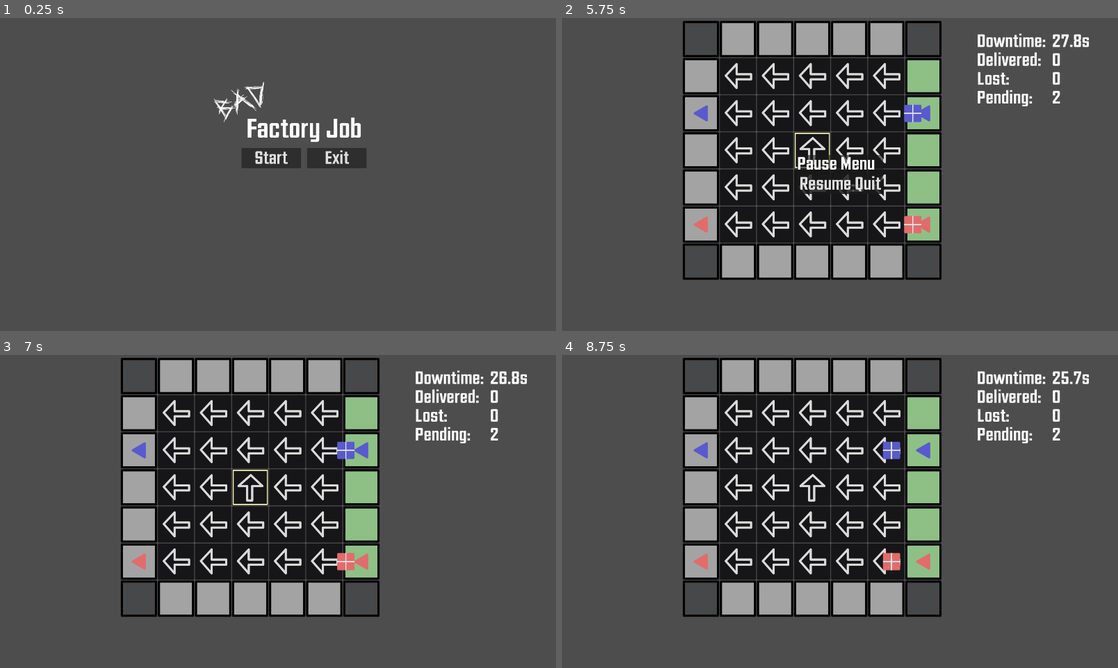
Above: before the commit, frames 1-4 (two rows, left to right).
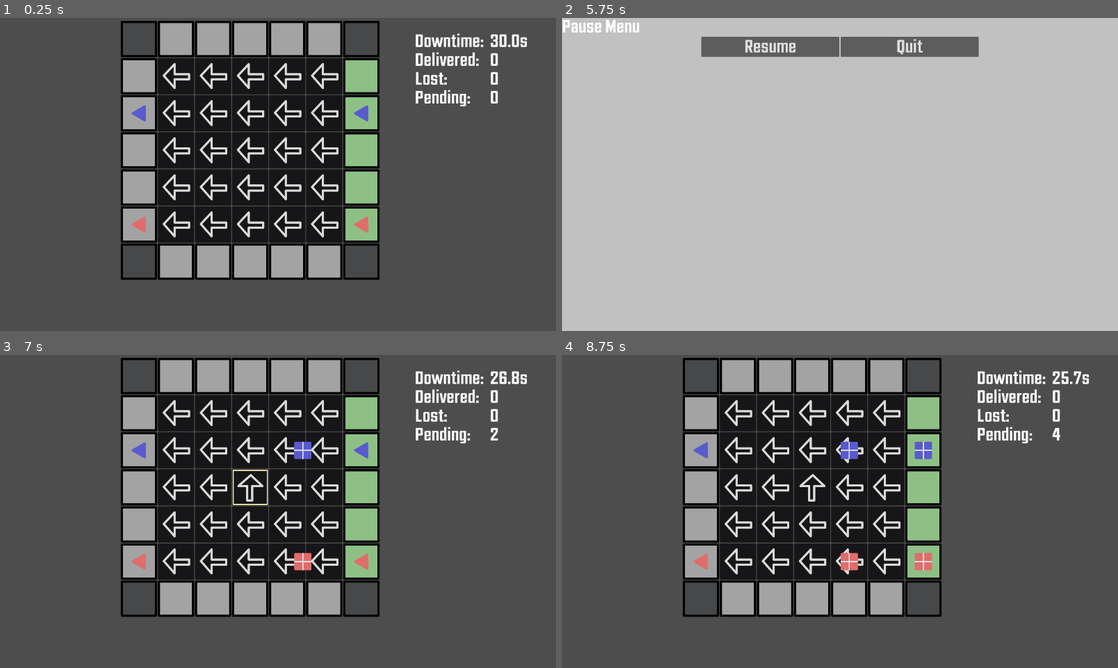
Above: after the commit, the same moments.

Repository: johnbradley/distribution
Game: Godot game, scene res://assets/scenes/game_scene.tscn
The game is run twice, just before and just after one commit, with the same random seed, the same clock (stepped at 60 frames per second) and the same inputs. Before the commit the project starts from res://assets/scenes/start_scene.tscn.
Inputs (mouse positions are in pixels of both pictures, inside the frame that each line leads up to):
- Up to frame 1 (0.25 s): no input
- Up to frame 2 (5.75 s): click (834, 158) at 0.5 s, where only the run before the commit has a clickable "Start"; click (840, 262) at 1.25 s, where only the run before the commit has a clickable "OK"; tap Enter (ui_accept) at 2, 2.85, 3.02, 3.32, 3.5, 4.35, 4.52, 4.82 s; hold D (right) 2.03-2.78 s; hold Enter (ui_accept) 2.03-2.78 s; hold S (down) 2.78-3.53 s; hold D (right) 3.53-4.28 s; hold Enter (ui_accept) 3.53-4.28 s; hold I (turn_up) 4.28-5.03 s; hold A (left) from 5.03 s (still down); hold Enter (ui_accept) from 5.03 s (still down); tap Escape (ui_cancel) at 5.65 s
- Up to frame 3 (7 s): release A (left) at 5.75 s; release Enter (ui_accept) at 5.75 s; click "Resume" at 5.75 s; hold A (left) from 6.53 s (still down); tap Enter (ui_accept) at 6.6, 6.77 s
- Up to frame 4 (8.75 s): tap Enter (ui_accept) at 7.07, 8.1, 8.27, 8.57 s; release A (left) at 7.28 s; hold S (down) 7.28-8.03 s; hold Enter (ui_accept) 7.28-8.03 s; hold D (right) from 8.03 s (still down)

The runs differ from the first frame. In frame 1, 35% of the frame differs, in the area x 21-95%, y 0-84%; in frame 2, 98%, in the area x 0-100%, y 0-100%; in frame 3, 0.7%; in frame 4, 1.0%.

Commit message:
save changes

Diff:
--- a/assets/game_manager.gd
+++ b/assets/game_manager.gd
@@ -8,6 +8,8 @@
 
 var _game_state: GameState = GameState.PLAYING
 signal game_state_changed(game_state: GameState)
+
+signal game_clock_state_changed(running: bool)
 
 func show_start_scene() -> void:
     get_tree().change_scene_to_file("res://assets/scenes/start_scene.tscn")
@@ -32,10 +34,12 @@
 func pause_game() -> void:
     _game_state = GameState.PAUSED
     game_state_changed.emit(_game_state)
+    game_clock_state_changed.emit(false)
 
 func resume_game() -> void:
     _game_state = GameState.PLAYING
     game_state_changed.emit(_game_state)
+    game_clock_state_changed.emit(true)
 
 func set_game_over() -> void:
     _game_state = GameState.GAME_OVER
--- a/assets/grid_data.gd
+++ b/assets/grid_data.gd
@@ -39,6 +39,7 @@
     var position: Vector2
     var cell_color: CellColor
     var spawn_cnt: int
+    var lifespan: float
 
     func _init(l: Vector2i, t: CellType, d: Direction, c: CellColor) -> void:
         location = l
@@ -46,6 +47,7 @@
         direction = d
         cell_color = c
         spawn_cnt = 0
+        lifespan = 0.0
         position = Vector2(location[0]*CELL_SIZE, location[1]*CELL_SIZE)
 
 var cells: Dictionary[Vector2i, GridCell]
@@ -79,6 +81,7 @@
         # Set to corner (a non-spawn location)
         set_selected_location(Vector2i(0, 0))
     downtime_changed.emit(downtime)
+    GameManager.game_clock_state_changed.emit(not downtime)
 
 func reset_remaining_downtime(value: float):
     downtime_remaining = value
@@ -165,13 +168,12 @@
 
 func change_spawn(index: int, cell_color: CellColor, spawn_cnt: int) -> void:
     var cell:GridCell = cells[Vector2i(GRID_SIZE -1, index+1)]
-    print(cell.cell_type)
     if cell.cell_type == CellType.SPAWN:
         cell.cell_color = cell_color
         cell.spawn_cnt = spawn_cnt
         spawn_changed.emit(cell)
 
-func change_sink(index: int, sink_type: SinkType, cell_color: CellColor) -> void:
+func change_sink(index: int, sink_type: SinkType, cell_color: CellColor, lifespan: float) -> void:
     var location = Vector2i(0, 0)
     match sink_type:
         SinkType.LEFT:
@@ -184,7 +186,14 @@
     var cell:GridCell = cells[location]
     if cell.cell_type == CellType.SINK:
         cell.cell_color = cell_color
+        cell.lifespan = lifespan
         sink_changed.emit(cell)
+
+func reset_sink(location: Vector2i) -> void:
+    print("In reeset", location)
+    var cell: GridCell = cells[location]
+    cell.cell_color = CellColor.NONE
+    sink_changed.emit(cell)
 
 func add_pending_box() -> void:
     pending_boxes += 1
--- a/assets/scenes/box.gd
+++ b/assets/scenes/box.gd
@@ -6,7 +6,7 @@
 
 const WAIT_BEFORE_FIRST_MOVE: float = 1.0
 const WAIT_BETWEEN_MOVES: float = 1.0
-const MOVE_TIME_MULTIPLIER: float = 0.8
+const MOVE_TIME_MULTIPLIER: float = 1.8
 const STARTING_TIME_JUMP = 0.1 # Makes first movement faster
 const BOX_BLUE_TEXTURE: Texture2D = preload("res://assets/sprites/box_blue.png")
 const BOX_RED_TEXTURE: Texture2D = preload("res://assets/sprites/box_red.png")
@@ -23,14 +23,23 @@
 var moving: bool = false
 var close_enough_squared_amt = 100 # 10^2
 var sprite: Sprite2D
+var tween
 
 func _ready() -> void:
-    var tween = Scheduler.add_new_tween()
+    GameManager.game_clock_state_changed.connect(game_clock_state_changed)
+    tween = get_tree().create_tween()
     tween.tween_interval(WAIT_BEFORE_FIRST_MOVE)
     tween.tween_callback(start_move)
     sprite = $Sprite
     sprite.texture = get_box_texture()
     GridData.add_pending_box()
+
+func game_clock_state_changed(running):
+    if tween:
+        if running:
+            tween.play()
+        else:
+            tween.pause()
 
 func get_box_texture() -> Texture2D:
     match box_color:
@@ -114,6 +123,6 @@
         Direction.RIGHT:
             target_location[0] += 1
     target_position = GridData.get_position_from_location(target_location)
-    var tween = Scheduler.add_new_tween()
+    tween = get_tree().create_tween()
     tween.tween_interval(WAIT_BETWEEN_MOVES)
     tween.tween_callback(start_move)
--- a/assets/scenes/game_grid.gd
+++ b/assets/scenes/game_grid.gd
@@ -15,10 +15,10 @@
     _add_cell_sprites()
 
     GridData.change_spawn(1, CellColor.BLUE, 8)
-    GridData.change_sink(1, SinkType.LEFT, CellColor.BLUE)
+    GridData.change_sink(1, SinkType.LEFT, CellColor.BLUE, 30)
 
     GridData.change_spawn(4, CellColor.RED, 6)
-    GridData.change_sink(4, SinkType.LEFT, CellColor.RED)
+    GridData.change_sink(4, SinkType.LEFT, CellColor.RED, 30)
 
 
 func _add_cell_sprites() -> void:
--- a/assets/scenes/game_scene.tscn
+++ b/assets/scenes/game_scene.tscn
@@ -18,3 +18,12 @@
 [node name="CanvasLayer" type="CanvasLayer" parent="." unique_id=203489628]
 
 [node name="PauseDialog" parent="CanvasLayer" unique_id=2066779500 instance=ExtResource("1_07fqf")]
+anchors_preset = 15
+anchor_left = 0.0
+anchor_top = 0.0
+anchor_right = 1.0
+anchor_bottom = 1.0
+offset_left = 0.0
+offset_top = 0.0
+offset_right = 0.0
+offset_bottom = 0.0
--- a/assets/scenes/pause_dialog.tscn
+++ b/assets/scenes/pause_dialog.tscn
@@ -16,6 +16,10 @@
 grow_horizontal = 2
 grow_vertical = 2
 script = ExtResource("1_6ijv3")
+
+[node name="ColorRect" type="ColorRect" parent="." unique_id=40578621]
+layout_mode = 2
+color = Color(0.7581918, 0.7581918, 0.7581917, 1)
 
 [node name="VBoxContainer" type="VBoxContainer" parent="." unique_id=1954180134]
 layout_mode = 2
--- a/assets/scenes/sink_cell.gd
+++ b/assets/scenes/sink_cell.gd
@@ -9,19 +9,25 @@
 const ARROW_YELLOW_TEXTURE: Texture2D = preload("res://assets/sprites/arrow_yellow.png")
 
 var location: Vector2i
+var tween: Tween
 
 func _ready() -> void:
     GridData.sink_changed.connect(on_sink_changed)
+    GameManager.game_clock_state_changed.connect(game_clock_state_changed)
 
 func on_sink_changed(cell: GridData.GridCell) -> void:
     if cell.location == location:
+        var schedule_reset = false
         match cell.cell_color:
             CellColor.BLUE:
                 color_indicator.texture = ARROW_BLUE_TEXTURE
+                schedule_reset = true
             CellColor.RED:
                 color_indicator.texture = ARROW_RED_TEXTURE
+                schedule_reset = true
             CellColor.YELLOW:
                 color_indicator.texture = ARROW_YELLOW_TEXTURE
+                schedule_reset = true
             CellColor.NONE:
                 color_indicator.texture = null
         match cell.direction:
@@ -33,3 +39,17 @@
                 color_indicator.rotation_degrees = 270
             Direction.LEFT:
                 color_indicator.rotation_degrees = 0
+        if schedule_reset:
+            tween = get_tree().create_tween()
+            tween.tween_interval(cell.lifespan)
+            tween.tween_callback(reset_sink)
+
+func game_clock_state_changed(running):
+    if tween:
+        if running:
+            tween.play()
+        else:
+            tween.pause()
+
+func reset_sink() -> void:
+    GridData.reset_sink(location)
--- a/assets/scenes/spawn_cell.gd
+++ b/assets/scenes/spawn_cell.gd
@@ -16,11 +16,20 @@
 var spawn_color: CellColor
 var spawn_cnt = 0
 var spawn_direction: Direction
+var tween: Tween
 
 @onready var color_indicator:Sprite2D = $ColorIndicator
 
 func _ready() -> void:
     GridData.spawn_changed.connect(on_change_spawn)
+    GameManager.game_clock_state_changed.connect(game_clock_state_changed)
+
+func game_clock_state_changed(running):
+    if tween:
+        if running:
+            tween.play()
+        else:
+            tween.pause()
 
 func on_change_spawn(cell: GridData.GridCell):
     if cell.location == location:
@@ -33,7 +42,7 @@
     # Show spawning indicator immediately
     color_indicator.texture = get_arrow_texture()
     # Wait a bit and spawn the first box
-    var tween = Scheduler.add_new_tween()
+    tween = get_tree().create_tween()
     tween.tween_interval(FIRST_SPAWN_WAIT)
     tween.tween_callback(spawn_box)
 
@@ -48,11 +57,11 @@
 
     spawn_cnt -= 1
     if spawn_cnt:
-        var tween = Scheduler.add_new_tween()
+        tween = get_tree().create_tween()
         tween.tween_interval(SUBSEQUENT_SPAWN_WAIT)
         tween.tween_callback(spawn_box)
     else:
-        var tween = Scheduler.add_new_tween()
+        tween = get_tree().create_tween()
         tween.tween_interval(CLEANUP_WAIT)
         tween.tween_callback(reset_spawner)
 
--- a/assets/scheduler.gd
+++ /dev/null
@@ -1,43 +0,0 @@
-extends Node
-
-var tweens: Array[Tween] = []
-
-func _ready() -> void:
-    GameManager.game_state_changed.connect(on_game_state_changed)
-    GridData.downtime_changed.connect(on_downtime_changed)
-
-func on_game_state_changed(game_state: GameManager.GameState):
-    if game_state in [GameManager.GameState.PAUSED, GameManager.GameState.GAME_OVER]:
-        pause()
-    if game_state == GameManager.GameState.PLAYING:
-        resume()
-
-func on_downtime_changed(downtime):
-    if downtime:
-        pause()
-    else:
-        resume()
-
-func add_new_tween() -> Tween:
-    remove_invalid_tweens()
-    var tween = get_tree().create_tween()
-    tweens.append(tween)
-    return tween
-
-func remove_invalid_tweens():
-    var bad_tweens = []
-    for tween in tweens:
-        if not is_instance_valid(tween) or not tween.is_valid():
-            bad_tweens.append(tween)
-    for bad_tween in bad_tweens:
-        tweens.erase(bad_tween)
-
-func pause():
-    remove_invalid_tweens()
-    for tween in tweens:
-        tween.pause()
-
-func resume():
-    remove_invalid_tweens()
-    for tween in tweens:
-        tween.play()
--- a/project.godot
+++ b/project.godot
@@ -11,7 +11,7 @@
 [application]
 
 config/name="BFJ"
-run/main_scene="uid://dya3rcat8v3rr"
+run/main_scene="uid://c1v8lbo2d4rkt"
 config/features=PackedStringArray("4.6", "Forward Plus")
 config/icon="res://icon.svg"
 
@@ -19,7 +19,6 @@
 
 GameManager="*uid://bi3e5f0b8cfcv"
 GridData="*uid://c3denpvutagjb"
-Scheduler="*uid://bcclcxdt23dqn"
 
 [display]
 
Not shown, removed: assets/scheduler.gd.uid
